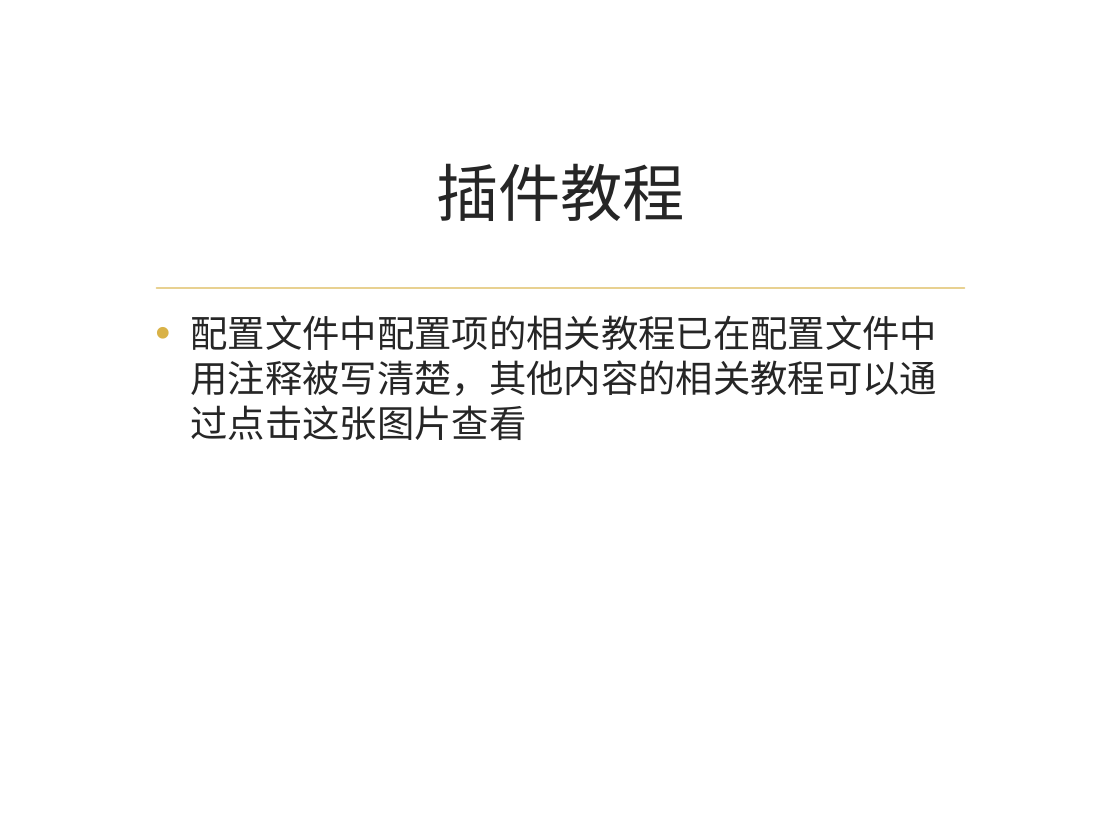
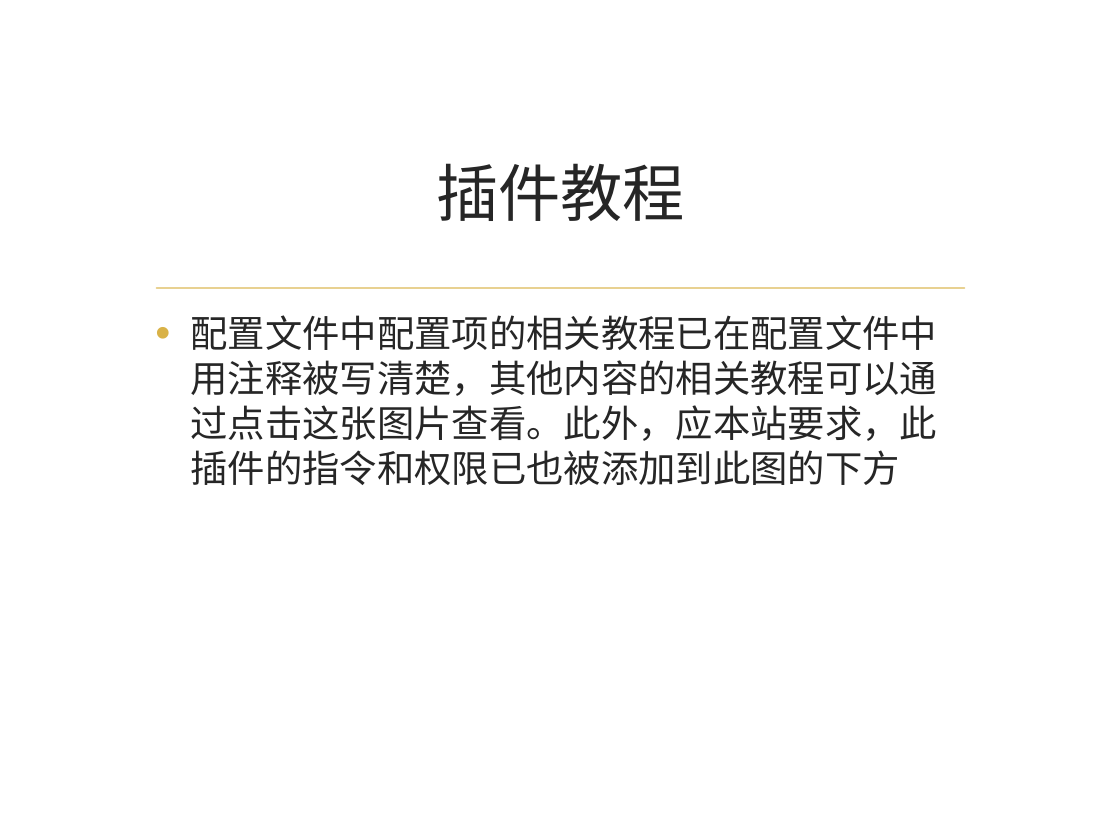
Before and after one commit to Steev93/easy-gui-shop, a slide deck: slide 3 of introduction/模板.pptx. Drawn at 1120x840 pixels with LibreOffice and Linux fonts; fonts in the diff are those of the drawing; background and template pictures are left out. Boxes give left, top, right and bottom in pixels: in the first picture for what was removed or moved away, otherwise in the second. Text is boxed around its words. In the diff, an @@ line names an element or a change of style, - is before the commit and + after.

```diff
--- a/introduction/模板.pptx
+++ b/introduction/模板.pptx
@@ text at (x1=190, y1=315, x2=937, y2=485): text changed @@
-• 配置文件中配置项的相关教程已在配置文件中用注释被写清楚，其他内容的相关教程可以通过点击这张图片查看
+• 配置文件中配置项的相关教程已在配置文件中用注释被写清楚，其他内容的相关教程可以通过点击这张图片查看。此外，应本站要求，此插件的指令和权限已也被添加到此图的下方
```
Also in this commit, not shown: 2 other files.
